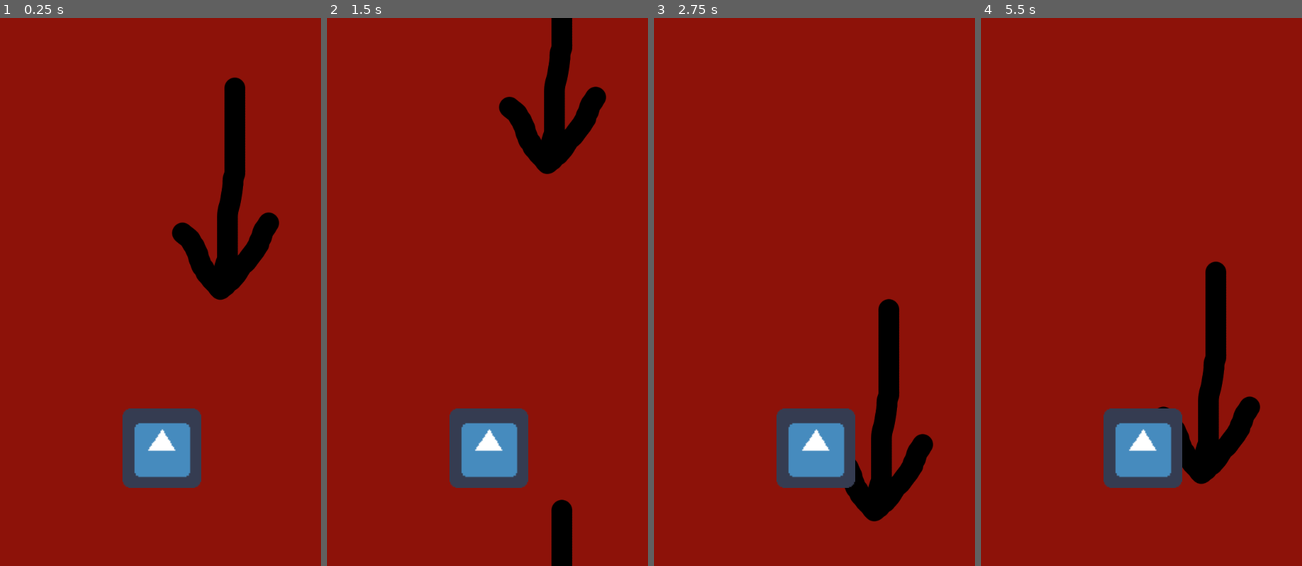
Above: before the commit, frames 1-4 (left to right).
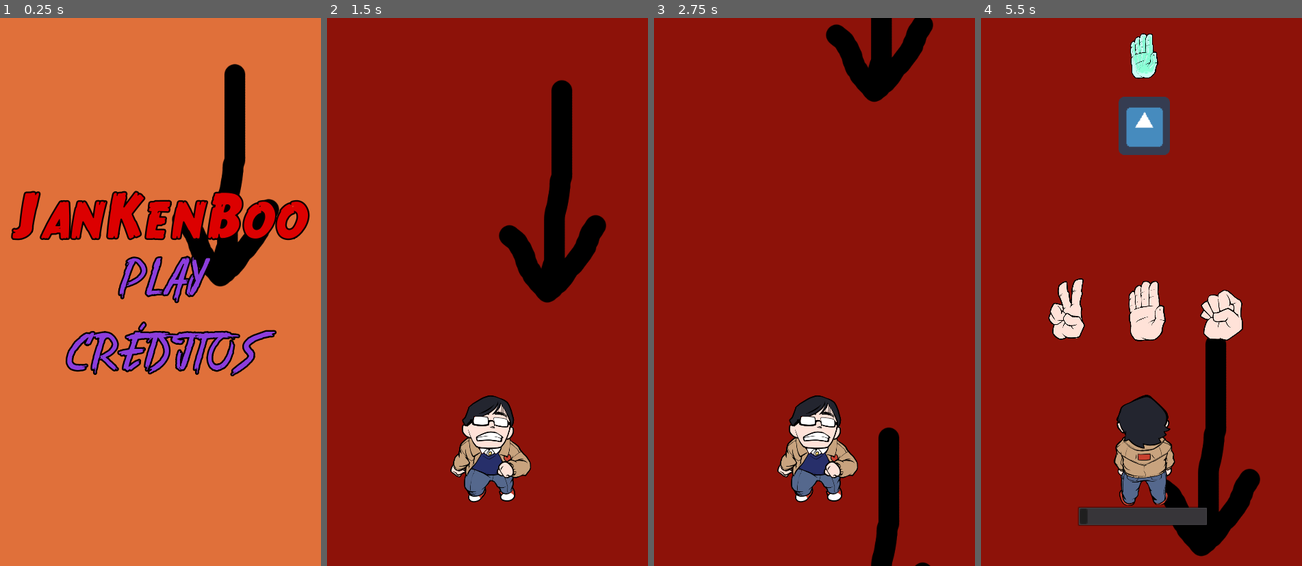
Above: after the commit, the same moments.

Repository: arthurnog/jakenWiththeDead
Game: Godot game, scene res://scenes/INICIO.tscn
Two runs of this game, one before a commit and one after it. Both use one fixed random seed, a clock stepped at 60 frames per second and the inputs below. Before the commit the project starts from res://scenes/GAME.tscn. The engine's default icon, where the game draws it, is replaced by a stand-in: a white triangle on a blue panel in a dark square.
Inputs (mouse positions are in pixels of both pictures, inside the frame that each line leads up to):
- Up to frame 1 (0.25 s): no input
- Up to frame 2 (1.5 s): click (410, 308) at 0.52 s; click (410, 308) at 1.27 s
- Up to frame 3 (2.75 s): no input
- Up to frame 4 (5.5 s): click (1144, 308) at 5.02 s

The runs differ from the first frame. In frame 1, 97% of the frame differs, in the area x 0-100%, y 0-100%; in frame 2, 11%; in frame 3, 10%; in frame 4, 15%.

Commit message:
bug fix, empate implementado, credits scene implementada, start menu implementado

Diff:
--- a/jakenWithTheDead/project.godot
+++ b/jakenWithTheDead/project.godot
@@ -16,12 +16,12 @@
 [application]
 
 config/name="jakenWithTheDead"
-run/main_scene="res://scenes/GAME.tscn"
+run/main_scene="res://scenes/INICIO.tscn"
 config/icon="res://icon.png"
 
 [debug]
 
-settings/fps/force_fps=60
+settings/fps/force_fps=30
 
 [display]
 
@@ -33,6 +33,17 @@
 window/stretch/mode="2d"
 window/stretch/aspect="keep"
 
+[input]
+
+mouse={
+"deadzone": 0.5,
+"events": [  ]
+}
+
+[physics]
+
+common/physics_fps=30
+
 [rendering]
 
 environment/default_environment="res://default_env.tres"
--- /dev/null
+++ b/jakenWithTheDead/scenes/CREDITS.tscn
@@ -0,0 +1,149 @@
+[gd_scene load_steps=9 format=2]
+
+[ext_resource path="res://assets/sceneryPlaceHolde.png" type="Texture" id=1]
+[ext_resource path="res://assets/fonts/THE CREEPY HUNTER.ttf" type="DynamicFontData" id=2]
+[ext_resource path="res://assets/fonts/Stranger back in the Night.ttf" type="DynamicFontData" id=3]
+[ext_resource path="res://scripts/CREDITS.gd" type="Script" id=4]
+
+[sub_resource type="DynamicFont" id=1]
+size = 120
+outline_size = 2
+outline_color = Color( 0, 0, 0, 1 )
+font_data = ExtResource( 2 )
+
+[sub_resource type="DynamicFont" id=2]
+size = 71
+outline_size = 3
+outline_color = Color( 0, 0, 0, 1 )
+extra_spacing_char = 6
+font_data = ExtResource( 3 )
+
+[sub_resource type="DynamicFont" id=3]
+size = 55
+outline_size = 3
+outline_color = Color( 0, 0, 0, 1 )
+extra_spacing_char = 2
+font_data = ExtResource( 3 )
+
+[sub_resource type="DynamicFont" id=4]
+size = 83
+outline_size = 3
+outline_color = Color( 0.054902, 0.0156863, 0.0156863, 1 )
+font_data = ExtResource( 3 )
+
+[node name="CREDITS" type="Node2D"]
+script = ExtResource( 4 )
+
+[node name="Background" type="Sprite" parent="."]
+position = Vector2( 300, 512 )
+texture = ExtResource( 1 )
+
+[node name="MarginContainer" type="MarginContainer" parent="."]
+margin_right = 600.0
+margin_bottom = 1024.0
+__meta__ = {
+"_edit_use_anchors_": false
+}
+
+[node name="CenterContainer" type="CenterContainer" parent="MarginContainer"]
+margin_right = 600.0
+margin_bottom = 1024.0
+
+[node name="VBoxContainer" type="VBoxContainer" parent="MarginContainer/CenterContainer"]
+margin_left = 50.0
+margin_top = 38.0
+margin_right = 549.0
+margin_bottom = 986.0
+
+[node name="CREDITS" type="Label" parent="MarginContainer/CenterContainer/VBoxContainer"]
+margin_right = 499.0
+margin_bottom = 139.0
+custom_fonts/font = SubResource( 1 )
+custom_colors/font_color = Color( 0.85098, 0.0823529, 0.0823529, 1 )
+text = "Créditos"
+align = 1
+valign = 1
+
+[node name="CARGO0" type="Label" parent="MarginContainer/CenterContainer/VBoxContainer"]
+margin_top = 143.0
+margin_right = 499.0
+margin_bottom = 215.0
+custom_fonts/font = SubResource( 2 )
+custom_colors/font_color = Color( 0.854902, 0.0862745, 0.6, 1 )
+text = "DIREÇÃO"
+
+[node name="NAME0" type="Label" parent="MarginContainer/CenterContainer/VBoxContainer"]
+margin_top = 219.0
+margin_right = 499.0
+margin_bottom = 275.0
+custom_fonts/font = SubResource( 3 )
+text = "ARTHUR NOGUEIRA"
+
+[node name="CARGO1" type="Label" parent="MarginContainer/CenterContainer/VBoxContainer"]
+margin_top = 279.0
+margin_right = 499.0
+margin_bottom = 351.0
+custom_fonts/font = SubResource( 2 )
+custom_colors/font_color = Color( 0.854902, 0.0862745, 0.6, 1 )
+text = "ARTE"
+
+[node name="NAME1" type="Label" parent="MarginContainer/CenterContainer/VBoxContainer"]
+margin_top = 355.0
+margin_right = 499.0
+margin_bottom = 411.0
+custom_fonts/font = SubResource( 3 )
+text = "LEONARDO EDSON"
+
+[node name="CARGO2" type="Label" parent="MarginContainer/CenterContainer/VBoxContainer"]
+margin_top = 415.0
+margin_right = 499.0
+margin_bottom = 487.0
+custom_fonts/font = SubResource( 2 )
+custom_colors/font_color = Color( 0.854902, 0.0862745, 0.6, 1 )
+text = "MÚSICA"
+
+[node name="NAME2" type="Label" parent="MarginContainer/CenterContainer/VBoxContainer"]
+margin_top = 491.0
+margin_right = 499.0
+margin_bottom = 547.0
+custom_fonts/font = SubResource( 3 )
+text = "LEONARDO AMARAL"
+
+[node name="CARGO3" type="Label" parent="MarginContainer/CenterContainer/VBoxContainer"]
+margin_top = 551.0
+margin_right = 499.0
+margin_bottom = 623.0
+custom_fonts/font = SubResource( 2 )
+custom_colors/font_color = Color( 0.854902, 0.0862745, 0.6, 1 )
+text = "PROGRAMAÇÃO"
+
+[node name="NAME3" type="Label" parent="MarginContainer/CenterContainer/VBoxContainer"]
+margin_top = 627.0
+margin_right = 499.0
+margin_bottom = 860.0
+custom_fonts/font = SubResource( 3 )
+text = "PROGRAMADOR:
+      ARTHUR NOGUEIRA
+CONSULTOR:
+      CARLOS MARQUES"
+
+[node name="MarginContainer" type="MarginContainer" parent="MarginContainer/CenterContainer/VBoxContainer"]
+margin_top = 864.0
+margin_right = 499.0
+margin_bottom = 948.0
+__meta__ = {
+"_edit_use_anchors_": false
+}
+
+[node name="return" type="TextureButton" parent="MarginContainer/CenterContainer/VBoxContainer/MarginContainer"]
+margin_right = 499.0
+margin_bottom = 84.0
+
+[node name="Label" type="Label" parent="MarginContainer/CenterContainer/VBoxContainer/MarginContainer"]
+margin_right = 499.0
+margin_bottom = 84.0
+custom_fonts/font = SubResource( 4 )
+custom_colors/font_color = Color( 0.745098, 0.0470588, 0.0470588, 1 )
+text = "VOLTAR"
+align = 1
+[connection signal="pressed" from="MarginContainer/CenterContainer/VBoxContainer/MarginContainer/return" to="." method="_on_return_pressed"]
--- /dev/null
+++ b/jakenWithTheDead/scenes/INICIO.tscn
@@ -0,0 +1,95 @@
+[gd_scene load_steps=7 format=2]
+
+[ext_resource path="res://assets/sceneryPlaceHolde.png" type="Texture" id=1]
+[ext_resource path="res://assets/fonts/crimes.ttf" type="DynamicFontData" id=2]
+[ext_resource path="res://assets/fonts/Stranger back in the Night.ttf" type="DynamicFontData" id=3]
+[ext_resource path="res://scripts/INICIO.gd" type="Script" id=5]
+
+[sub_resource type="DynamicFont" id=1]
+size = 124
+outline_size = 3
+outline_color = Color( 0.0392157, 0.00392157, 0.00392157, 1 )
+font_data = ExtResource( 2 )
+
+[sub_resource type="DynamicFont" id=2]
+size = 126
+outline_size = 3
+outline_color = Color( 0, 0, 0, 1 )
+extra_spacing_char = 4
+font_data = ExtResource( 3 )
+
+[node name="INICIO" type="Node2D"]
+script = ExtResource( 5 )
+
+[node name="background" type="Sprite" parent="."]
+position = Vector2( 300, 512 )
+texture = ExtResource( 1 )
+
+[node name="MarginContainer" type="MarginContainer" parent="."]
+margin_right = 600.0
+margin_bottom = 1024.0
+__meta__ = {
+"_edit_use_anchors_": false
+}
+
+[node name="CenterContainer" type="CenterContainer" parent="MarginContainer"]
+margin_right = 600.0
+margin_bottom = 1024.0
+
+[node name="VBoxContainer" type="VBoxContainer" parent="MarginContainer/CenterContainer"]
+margin_left = 18.0
+margin_top = 325.0
+margin_right = 581.0
+margin_bottom = 698.0
+custom_constants/separation = 14
+
+[node name="Label" type="Label" parent="MarginContainer/CenterContainer/VBoxContainer"]
+margin_right = 563.0
+margin_bottom = 91.0
+custom_fonts/font = SubResource( 1 )
+custom_colors/font_color = Color( 0.866667, 0.00392157, 0.00392157, 1 )
+text = "JanKenBoo"
+align = 1
+valign = 1
+
+[node name="MarginContainer" type="MarginContainer" parent="MarginContainer/CenterContainer/VBoxContainer"]
+margin_top = 105.0
+margin_right = 563.0
+margin_bottom = 232.0
+
+[node name="Play" type="TextureButton" parent="MarginContainer/CenterContainer/VBoxContainer/MarginContainer"]
+margin_right = 563.0
+margin_bottom = 127.0
+rect_min_size = Vector2( 320, 120 )
+expand = true
+stretch_mode = 5
+
+[node name="Label" type="Label" parent="MarginContainer/CenterContainer/VBoxContainer/MarginContainer"]
+margin_right = 563.0
+margin_bottom = 127.0
+custom_fonts/font = SubResource( 2 )
+custom_colors/font_color = Color( 0.552941, 0.243137, 0.866667, 1 )
+text = "PLAY"
+align = 1
+
+[node name="MarginContainer2" type="MarginContainer" parent="MarginContainer/CenterContainer/VBoxContainer"]
+margin_top = 246.0
+margin_right = 563.0
+margin_bottom = 373.0
+
+[node name="Credits" type="TextureButton" parent="MarginContainer/CenterContainer/VBoxContainer/MarginContainer2"]
+margin_right = 563.0
+margin_bottom = 127.0
+rect_min_size = Vector2( 320, 120 )
+expand = true
+stretch_mode = 5
+
+[node name="Label2" type="Label" parent="MarginContainer/CenterContainer/VBoxContainer/MarginContainer2"]
+margin_right = 563.0
+margin_bottom = 127.0
+custom_fonts/font = SubResource( 2 )
+custom_colors/font_color = Color( 0.552941, 0.243137, 0.866667, 1 )
+text = "CRÉDITOS"
+align = 1
+[connection signal="pressed" from="MarginContainer/CenterContainer/VBoxContainer/MarginContainer/Play" to="." method="_on_Play_pressed"]
+[connection signal="pressed" from="MarginContainer/CenterContainer/VBoxContainer/MarginContainer2/Credits" to="." method="_on_Credits_pressed"]
--- a/jakenWithTheDead/scenes/Player.tscn
+++ b/jakenWithTheDead/scenes/Player.tscn
@@ -1,11 +1,14 @@
-[gd_scene load_steps=4 format=2]
+[gd_scene load_steps=7 format=2]
 
-[ext_resource path="res://icon.png" type="Texture" id=1]
+[ext_resource path="res://assets/sprites/corrida_mc_0.png" type="Texture" id=1]
 [ext_resource path="res://scripts/Player.gd" type="Script" id=2]
+[ext_resource path="res://assets/sprites/idle_mc.png" type="Texture" id=3]
+[ext_resource path="res://assets/sprites/fuga_mc_0.png" type="Texture" id=4]
+[ext_resource path="res://assets/sprites/fuga_mc_1.png" type="Texture" id=5]
 
 [sub_resource type="SpriteFrames" id=1]
 animations = [ {
-"frames": [ ExtResource( 1 ) ],
+"frames": [ ExtResource( 3 ) ],
 "loop": true,
 "name": "idle",
 "speed": 5.0
@@ -13,12 +16,12 @@
 "frames": [ ExtResource( 1 ) ],
 "loop": true,
 "name": "running",
-"speed": 5.0
+"speed": 7.0
 }, {
-"frames": [ ExtResource( 1 ) ],
+"frames": [ ExtResource( 4 ), ExtResource( 5 ) ],
 "loop": true,
 "name": "fleeing",
-"speed": 5.0
+"speed": 7.0
 } ]
 
 [node name="Player" type="Node2D"]
@@ -26,9 +29,10 @@
 
 [node name="Sprite" type="AnimatedSprite" parent="."]
 position = Vector2( 1.68369, 2.24491 )
-scale = Vector2( 2.31538, 2.33292 )
+scale = Vector2( 0.6, 0.6 )
 frames = SubResource( 1 )
 animation = "running"
+playing = true
 
 [node name="reactionTimer" type="Timer" parent="."]
 wait_time = 2.0
--- a/jakenWithTheDead/scenes/Scenery.tscn
+++ b/jakenWithTheDead/scenes/Scenery.tscn
@@ -31,7 +31,6 @@
 script = ExtResource( 2 )
 
 [node name="VisibilityNotifier2D" type="VisibilityNotifier2D" parent="AnimatedSprite3"]
-position = Vector2( 5.54102, 2054.95 )
 rect = Rect2( 0, 0, 600, 1024 )
 
 [node name="AnimatedSprite2" type="AnimatedSprite" parent="."]
--- a/jakenWithTheDead/scripts/AnimatedSprite.gd
+++ b/jakenWithTheDead/scripts/AnimatedSprite.gd
@@ -5,9 +5,9 @@
 
 func _on_VisibilityNotifier2D_screen_exited():
 	if vel > 0:
-		position.y = -1024
+		position.y += -1024*2
 	elif vel < 0:
-		position.y = 1024
+		position.y += 1024*2
 
 func _process(delta):
 	position.y += vel*delta
--- /dev/null
+++ b/jakenWithTheDead/scripts/CREDITS.gd
@@ -0,0 +1,11 @@
+extends Node2D
+
+# Called when the node enters the scene tree for the first time.
+func _ready():
+	pass # Replace with function body.
+
+
+
+
+func _on_return_pressed():
+	get_tree().change_scene("res://scenes/INICIO.tscn")
--- a/jakenWithTheDead/scripts/Container.gd
+++ b/jakenWithTheDead/scripts/Container.gd
@@ -129,8 +129,7 @@
 	get_parent().get_node("ProgressBar").value = 0
 	get_parent().get_node("ProgressBar").show()
 	get_parent().get_node("Tween").interpolate_property(get_parent().get_node("ProgressBar"),"value", get_parent().get_node("ProgressBar").value, 100, player.get_node("reactionTimer").get_wait_time())
-	print(player.get_node("reactionTimer").get_wait_time())
-	print(get_parent().get_node("ProgressBar").value)
+	player.get_node("Sprite").play("idle")
 	get_parent().get_node("Tween").start()
 	emit_signal("stopScenery")
 	emit_signal("buttonReady")
--- a/jakenWithTheDead/scripts/Ghost.gd
+++ b/jakenWithTheDead/scripts/Ghost.gd
@@ -38,6 +38,11 @@
 	emit_signal("killed")
 	queue_free()
 
+func empate():
+	$Sprite1.hide()
+	$Timer.start()
+
+
 func enemyWin():
 	#$Sprite.play("win")
 	queue_free()
--- /dev/null
+++ b/jakenWithTheDead/scripts/INICIO.gd
@@ -0,0 +1,26 @@
+extends Node2D
+
+
+# Declare member variables here. Examples:
+# var a = 2
+# var b = "text"
+
+
+# Called when the node enters the scene tree for the first time.
+func _ready():
+	pass # Replace with function body.
+
+
+# Called every frame. 'delta' is the elapsed time since the previous frame.
+#func _process(delta):
+#	pass
+
+
+func _on_Play_pressed():
+	get_tree().change_scene("res://scenes/GAME.tscn")
+	pass # Replace with function body.
+
+
+func _on_Credits_pressed():
+	get_tree().change_scene("res://scenes/CREDITS.tscn")
+	pass # Replace with function body.
--- a/jakenWithTheDead/scripts/Player.gd
+++ b/jakenWithTheDead/scripts/Player.gd
@@ -31,6 +31,7 @@
 		emit_signal("defeat")
 		$Sprite.play("fleeing")
 		$scaryTimer.start()
+		$reactionTimer.stop()
 		lifes -= 1
 		get_parent().get_node("GUI/MarginContainer2/LifeCounter").text = "LIVES = " + str(lifes)
 		get_parent().get_node("GUI/buttonContainer").hide()
@@ -40,7 +41,9 @@
 func _on_Button0_pressed():
 #	var value = get_parent().get_node("GUI/buttonContainer/Button0").value
 #	if value != get_parent().get_node("enemyFarm").currentFlag:
-	if not get_parent().get_node("enemyFarm").acertou(get_parent().get_node("enemyFarm").currentFlag,get_parent().get_node("GUI/buttonContainer/Button0").value):
+	if get_parent().get_node("enemyFarm").currentFlag == get_parent().get_node("GUI/buttonContainer/Button0").value:
+		pass
+	elif not get_parent().get_node("enemyFarm").acertou(get_parent().get_node("enemyFarm").currentFlag,get_parent().get_node("GUI/buttonContainer/Button0").value):
 		playerFlee()
 	get_parent().get_node("GUI/buttonContainer").hide()
 	get_parent().get_node("GUI/ProgressBar").hide()
@@ -49,7 +52,9 @@
 func _on_Button1_pressed():
 	#var value = get_parent().get_node("GUI/buttonContainer/Button1").value
 	#if value != get_parent().get_node("enemyFarm").currentFlag:
-	if not get_parent().get_node("enemyFarm").acertou(get_parent().get_node("enemyFarm").currentFlag,get_parent().get_node("GUI/buttonContainer/Button1").value):
+	if get_parent().get_node("enemyFarm").currentFlag == get_parent().get_node("GUI/buttonContainer/Button1").value:
+		pass
+	elif not get_parent().get_node("enemyFarm").acertou(get_parent().get_node("enemyFarm").currentFlag,get_parent().get_node("GUI/buttonContainer/Button1").value):
 		playerFlee()
 	get_parent().get_node("GUI/buttonContainer").hide()
 	get_parent().get_node("GUI/ProgressBar").hide()
@@ -58,7 +63,9 @@
 func _on_Button2_pressed():
 	#var value = get_parent().get_node("GUI/buttonContainer/Button2").value
 	#if value != get_parent().get_node("enemyFarm").currentFlag:
-	if not get_parent().get_node("enemyFarm").acertou(get_parent().get_node("enemyFarm").currentFlag,get_parent().get_node("GUI/buttonContainer/Button2").value):
+	if get_parent().get_node("enemyFarm").currentFlag == get_parent().get_node("GUI/buttonContainer/Button2").value:
+		pass
+	elif not get_parent().get_node("enemyFarm").acertou(get_parent().get_node("enemyFarm").currentFlag,get_parent().get_node("GUI/buttonContainer/Button2").value):
 		playerFlee()
 	get_parent().get_node("GUI/buttonContainer").hide()
 	get_parent().get_node("GUI/ProgressBar").hide()
--- a/jakenWithTheDead/scripts/enemyFarm.gd
+++ b/jakenWithTheDead/scripts/enemyFarm.gd
@@ -51,6 +51,10 @@
 	if acertou(currentFlag,value):
 		currentEnemy.enemyDead()
 		player.emit_signal("imOk")
+		player.get_node("Sprite").play("running")
+	if currentFlag == value:
+		currentEnemy.empate()
+		player.get_node("reactionTimer").stop()
 	get_parent().get_node("GUI/buttonContainer").hide()
 	get_parent().get_node("GUI/ProgressBar").hide()
 	#get_parent().get_node("Scenery").play()
@@ -63,6 +67,10 @@
 	if acertou(currentFlag,value):
 		currentEnemy.enemyDead()
 		player.emit_signal("imOk")
+		player.get_node("Sprite").play("running")
+	if currentFlag == value:
+		currentEnemy.empate()
+		player.get_node("reactionTimer").stop()
 	get_parent().get_node("GUI/buttonContainer").hide()
 	get_parent().get_node("GUI/ProgressBar").hide()
 	#get_parent().get_node("Scenery").play()
@@ -75,6 +83,10 @@
 	if acertou(currentFlag,value):
 		currentEnemy.enemyDead()
 		player.emit_signal("imOk")
+		player.get_node("Sprite").play("running")
+	if currentFlag == value:
+		currentEnemy.empate()
+		player.get_node("reactionTimer").stop()
 	get_parent().get_node("GUI/buttonContainer").hide()
 	get_parent().get_node("GUI/ProgressBar").hide()
 	#get_parent().get_node("Scenery").play()
Binary file added: jakenWithTheDead/assets/CREDITS_placeholder.png
Not shown, added: jakenWithTheDead/assets/CREDITS_placeholder.png.import
Binary file added: jakenWithTheDead/assets/PLAY_placeholder.png
Not shown, added: jakenWithTheDead/assets/PLAY_placeholder.png.import
Binary file added: jakenWithTheDead/assets/sprites/corrida_mc_0.png
Not shown, added: jakenWithTheDead/assets/sprites/corrida_mc_0.png.import
Binary file added: jakenWithTheDead/assets/sprites/fuga_mc_0.png
Not shown, added: jakenWithTheDead/assets/sprites/fuga_mc_0.png.import
Binary file added: jakenWithTheDead/assets/sprites/fuga_mc_1.png
Not shown, added: jakenWithTheDead/assets/sprites/fuga_mc_1.png.import
Binary file added: jakenWithTheDead/assets/sprites/idle_mc.png
Not shown, added: jakenWithTheDead/assets/sprites/idle_mc.png.import
